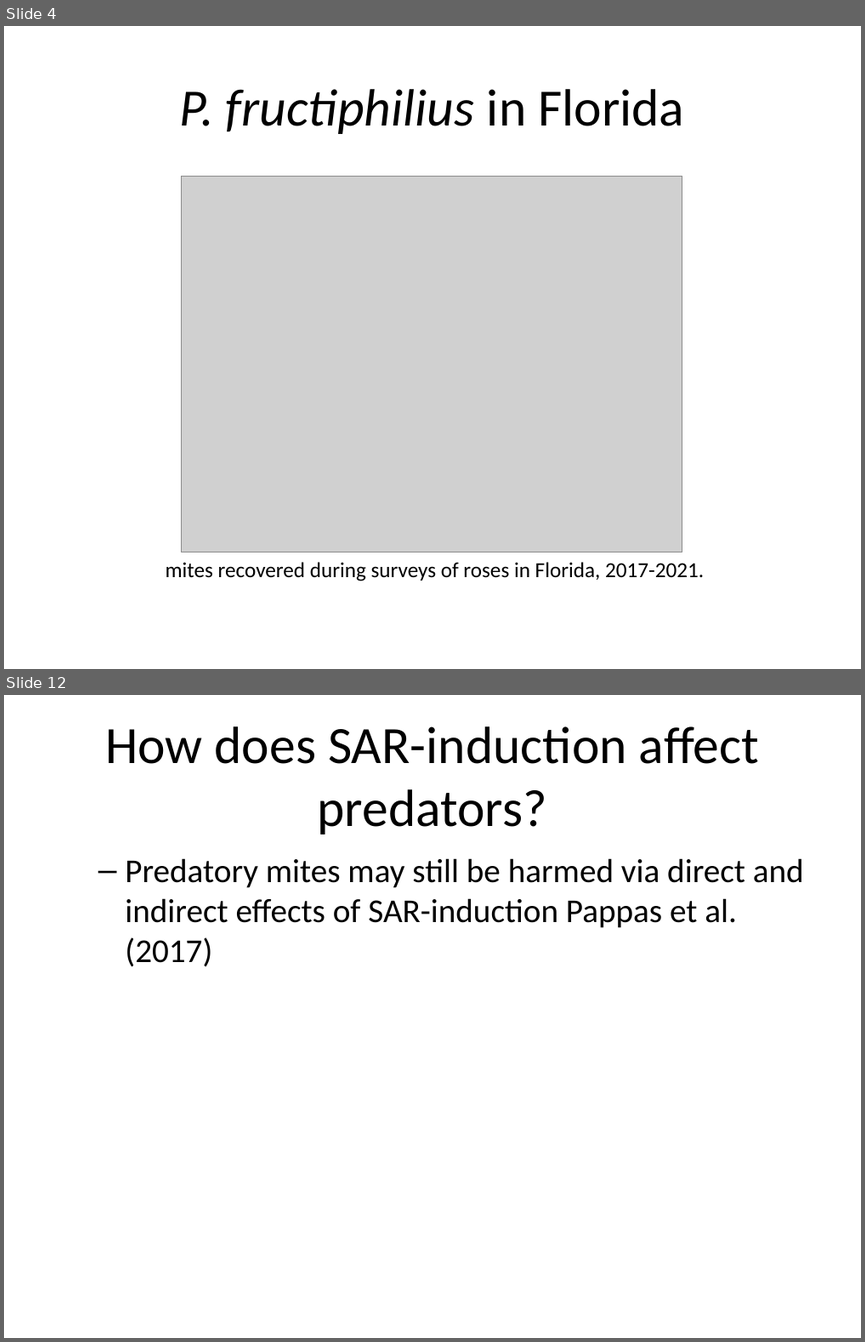
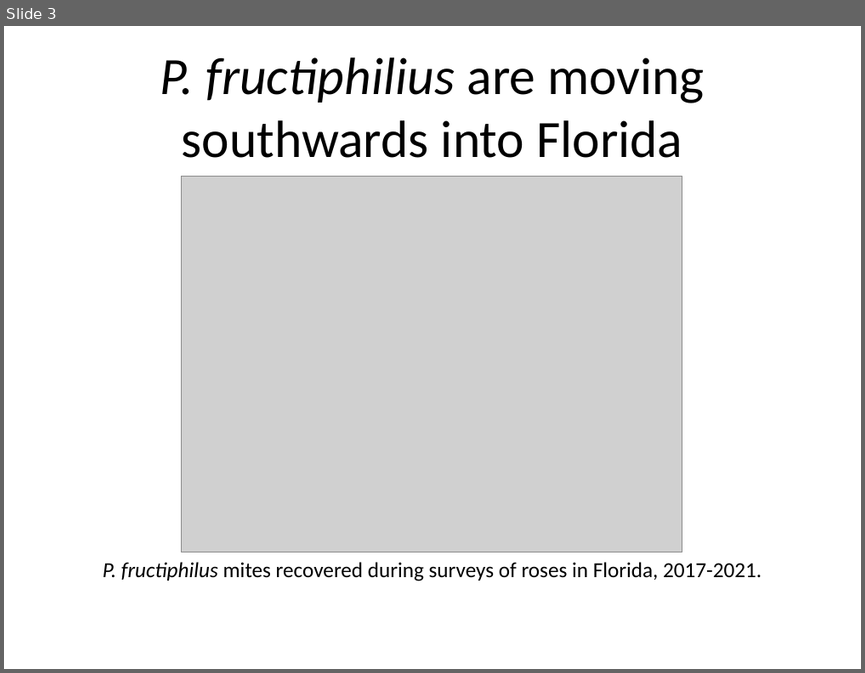
Before and after one commit to fiferworks/conference-presentations, a slide deck: asa-presentation-2021-denver.pptx. Shown one above the other, each under a label of ours: slides 4 and 12 before the commit, slide 3 after it; the slides between them are not shown. The pictures are 865x1342 and 865x673 pixels, drawn with LibreOffice and Linux fonts; fonts in the diff are those of the drawing; grey boxes stand for pictures. Boxes give left, top, right and bottom in pixels: in the first picture for what was removed or moved away, otherwise in the second. Text is boxed around its words. In the diff, an @@ line names an element or a change of style, - is before the commit and + after.

```diff
--- a/asa-presentation-2021-denver.pptx
+++ b/asa-presentation-2021-denver.pptx
@@ slide 12 removed at (4,695,861,1338), background #FFFFFF @@
@@ title removed at (105,726,759,834) @@
-How does SAR-induction affect predators?
@@ text removed at (125,858,804,967) @@
-  – Predatory mites may still be harmed via direct and indirect effects of SAR-induction Pappas et al. (2017)
@@ what was slide 4 is now slide 3 @@
@@ slide 3 changed as well @@
@@ title at (160,57,704,158): text changed; italic off @@
-P. fructiphilius in Florida
+P. fructiphilius are moving southwards into Florida
@@ text at (103,562,761,581): text changed @@
-mites recovered during surveys of roses in Florida, 2017-2021.
+P. fructiphilus mites recovered during surveys of roses in Florida, 2017-2021.
```
Also in this commit, not shown: 3 other slides changed, 1 slide added, 28 other slides removed, 56 other files.
